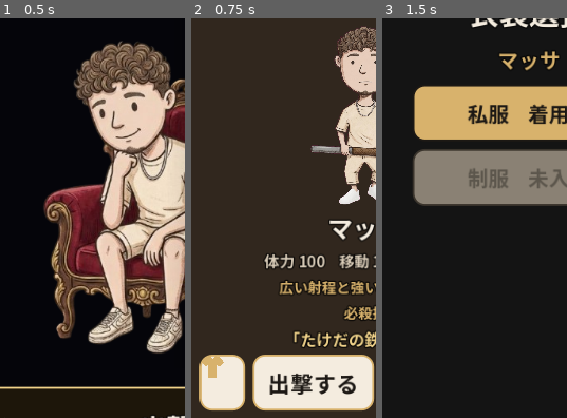
Above: before the commit, frames 1-3 (left to right).
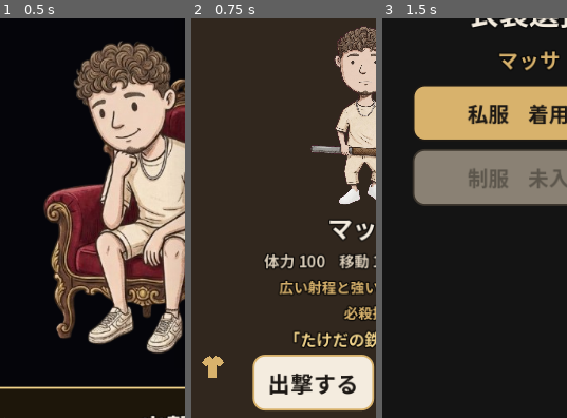
Above: after the commit, the same moments.

Repository: sudotti/inba-war
Game: Godot game, scene res://scenes/title.tscn
The game is run twice, just before and just after one commit, with the same random seed, the same clock (stepped at 60 frames per second) and the same inputs.
Inputs (mouse positions are % of the whole screen's width and height, from its top left):
- Up to frame 1 (0.5 s): no input
- Up to frame 2 (0.75 s): click (50, 67) at 0.5 s
- Up to frame 3 (1.5 s): click (18, 61) at 1.27 s
The pictures show only the part of the screen within x 10-60%, y 16-66%; the shares and areas given below are measured in that part.

Frame 1 is identical in both runs. In frame 2, 2.9% of the frame differs, in the area x 4-30%, y 84-98%; in frame 3, nothing differs.

Commit message:
Fix costume button: icon perfectly centered in 48x48 button

Diff:
--- a/scripts/select_screen.gd
+++ b/scripts/select_screen.gd
@@ -190,8 +190,21 @@
 
 
 func _costume_button() -> Button:
-	var node := UiFont.button("", 20)
+	var node := Button.new()
 	node.custom_minimum_size = Vector2(48, 48)
+
+	# Remove all style padding for perfect centering
+	var style := StyleBoxFlat.new()
+	style.bg_color = Color(0, 0, 0, 0)
+	style.border_color = Color(0, 0, 0, 0)
+	style.set_border_width_all(0)
+	style.content_margin_left = 0
+	style.content_margin_right = 0
+	style.content_margin_top = 0
+	style.content_margin_bottom = 0
+	for state in ["normal", "hover", "pressed", "focus", "disabled"]:
+		node.add_theme_stylebox_override(state, style.duplicate())
+
 	var icon := CostumeIcon.new()
 	icon.custom_minimum_size = Vector2(28, 28)
 	icon.size_flags_horizontal = Control.SIZE_SHRINK_CENTER
Not shown, changed: docs/index.html
Not shown, changed: docs/index.pck
